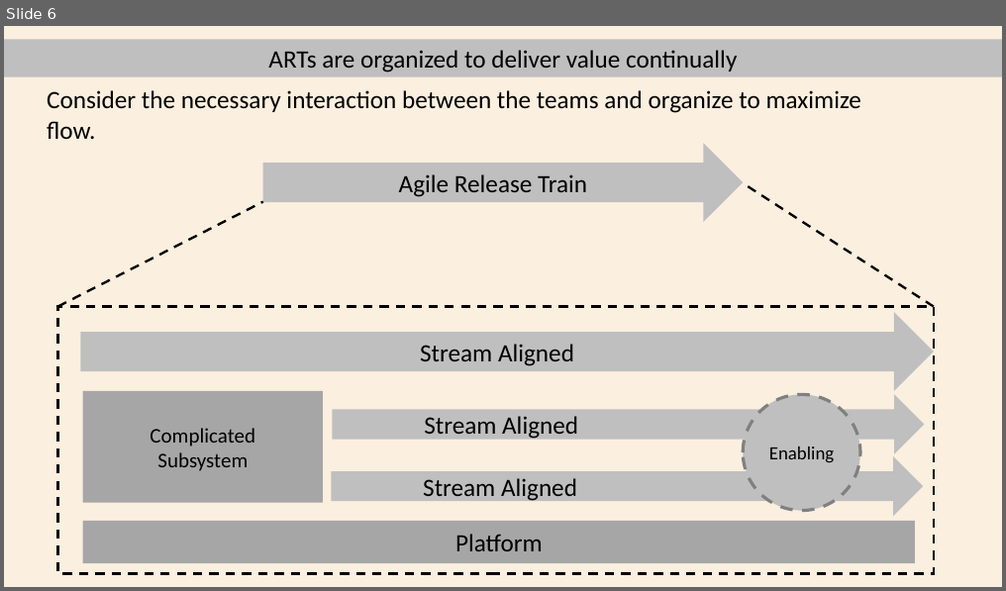
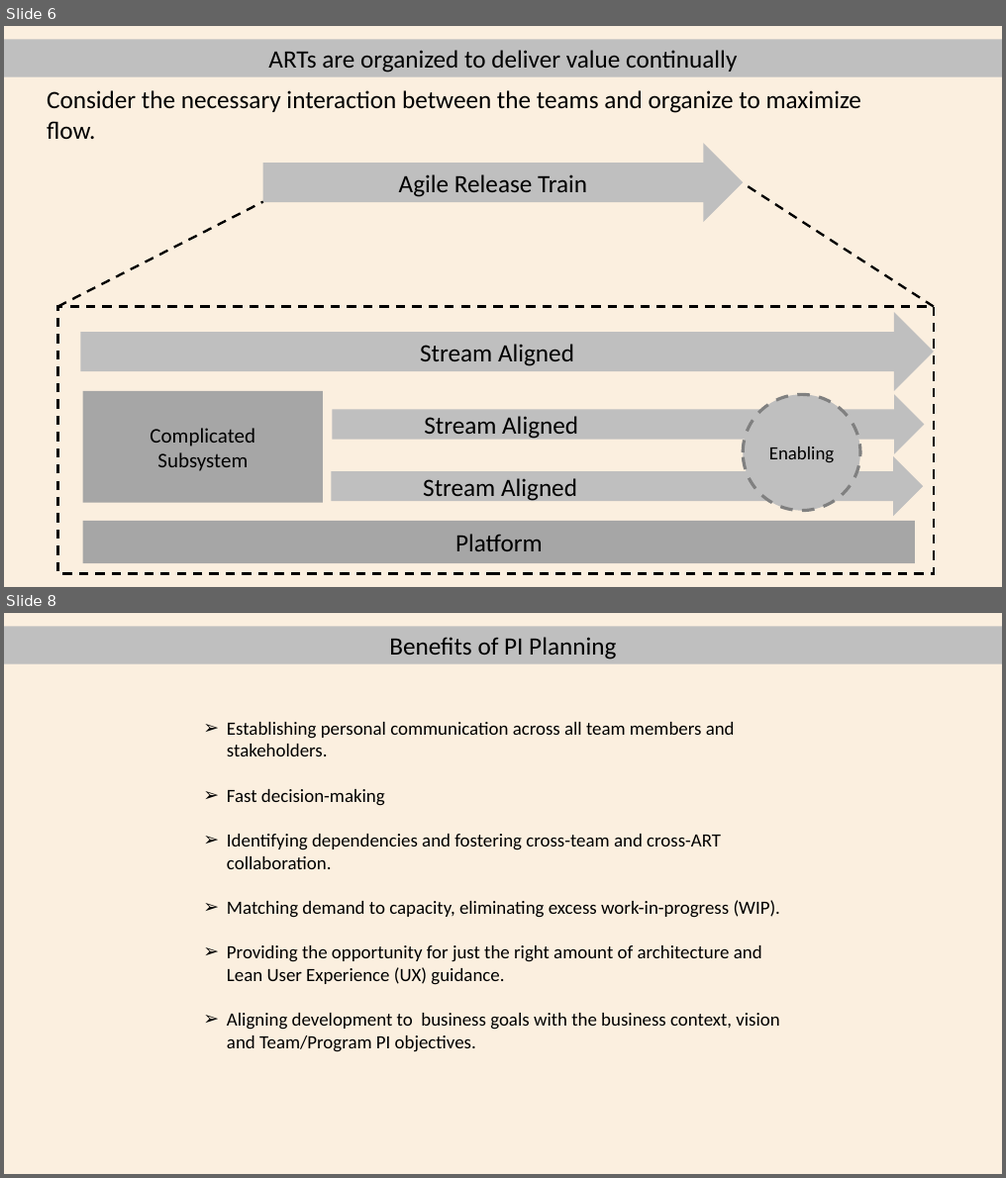
Before and after one commit to r5b6/ppt, a slide deck: agile rohit anish.pptx. Shown one above the other, each under a label of ours: slide 6 before the commit, slides 6 and 8 after it; the slides between them are not shown. The pictures are 1006x591 and 1006x1178 pixels, drawn with LibreOffice and Linux fonts; fonts in the diff are those of the drawing. Boxes give left, top, right and bottom in pixels: in the first picture for what was removed or moved away, otherwise in the second. Text is boxed around its words. In the diff, an @@ line names an element or a change of style, - is before the commit and + after.

```diff
--- a/agile rohit anish.pptx
+++ b/agile rohit anish.pptx
@@ slide 8 added at (4, 613, 1002, 1174), background #FBEFDF @@
@@ rectangle added at (4, 627, 1002, 663), fill #BFBFBF, 24 pt, text #000000 @@
+Benefits of PI Planning
@@ text added at (227, 722, 780, 1053), 18 pt, text #000000 @@
+➢ Establishing personal communication across all team members and stakeholders.
+➢ Fast decision-making
+➢ Identifying dependencies and fostering cross-team and cross-ART collaboration.
+➢ Matching demand to capacity, eliminating excess work-in-progress (WIP).
+➢ Providing the opportunity for just the right amount of architecture and Lean User Experience (UX) guidance.
+➢ Aligning development to business goals with the business context, vision and Team/Program PI objectives.
```
Also in this commit, not shown: 1 slide changed, 4 other slides added.
